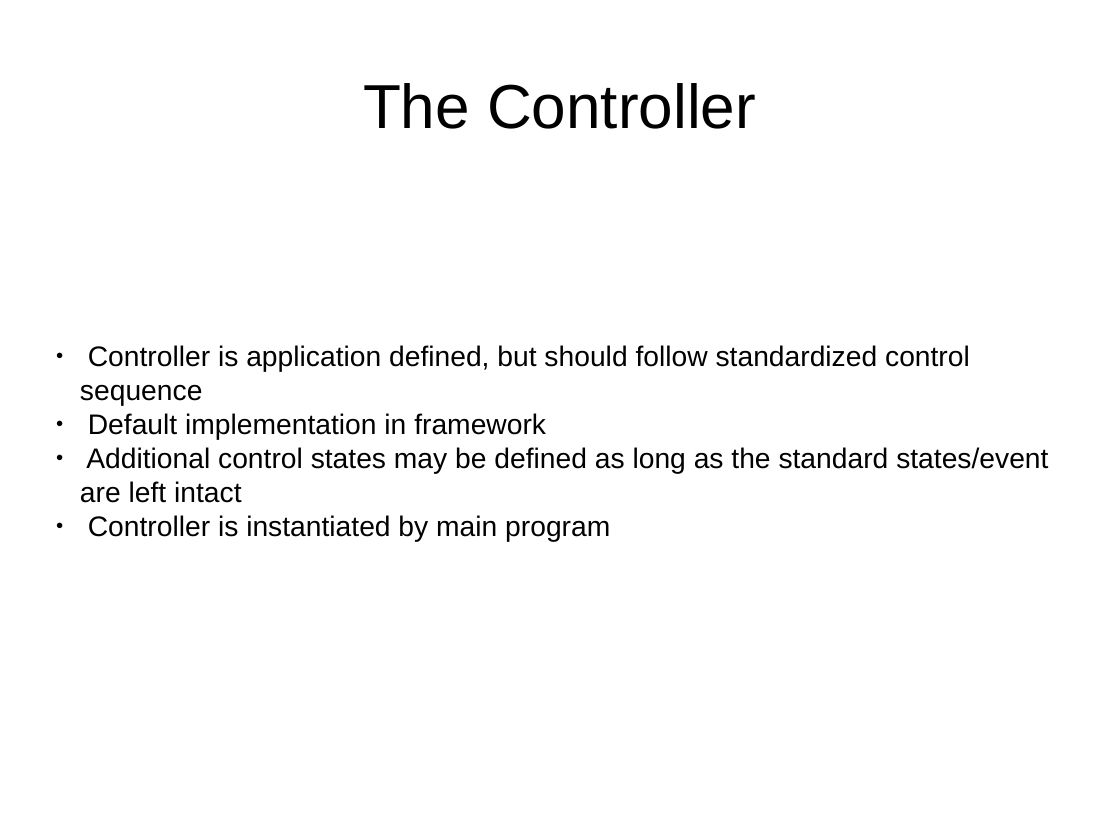
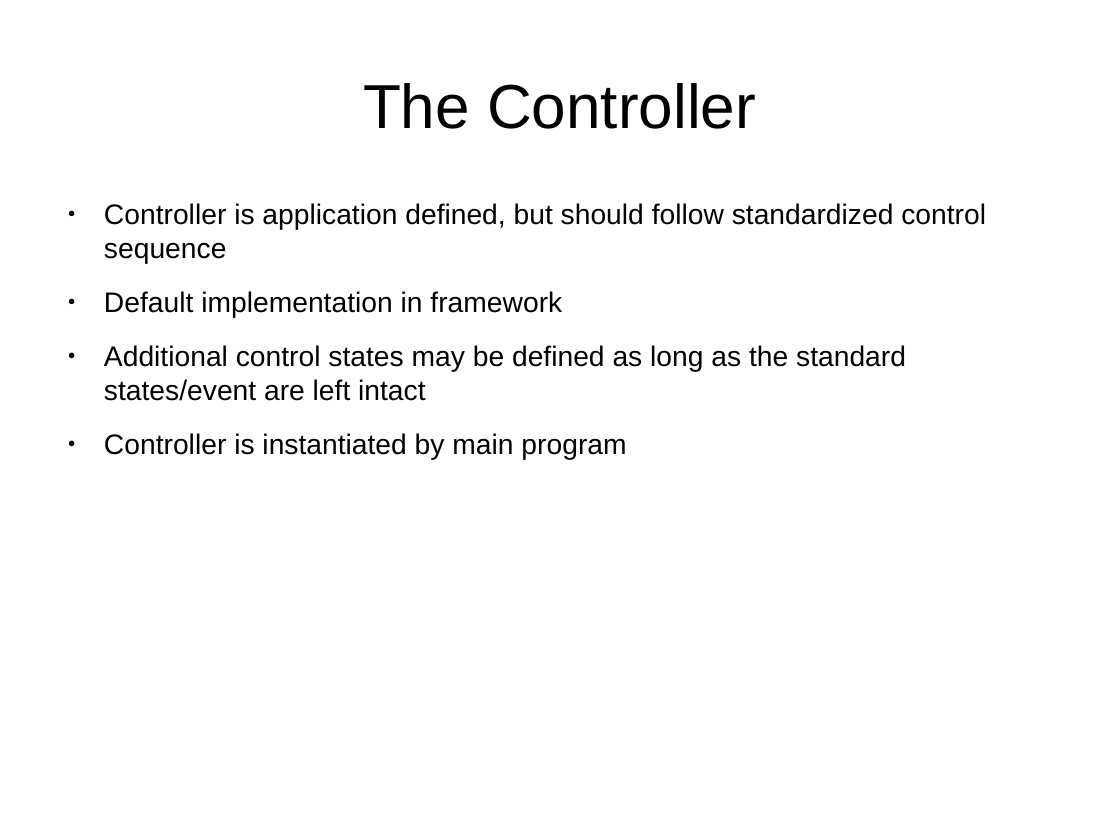
Before and after one commit to GreenBankObservatory/matrix, a slide deck: slide 3 of doc/InterfaceIdeas.odp. Drawn at 1120x840 pixels with LibreOffice and Linux fonts; fonts in the diff are those of the drawing. Boxes give left, top, right and bottom in pixels: in the first picture for what was removed or moved away, otherwise in the second. Text is boxed around its words. In the diff, an @@ line names an element or a change of style, - is before the commit and + after.

```diff
--- a/doc/InterfaceIdeas.odp
+++ b/doc/InterfaceIdeas.odp
@@ text "Controller is application defined, but ..." at bbox=[104, 203, 986, 460]: indent changed; more space between paragraphs; vertical alignment middle to top @@
```
Also in this commit, not shown: 1 other slide changed, 3 slides added.
